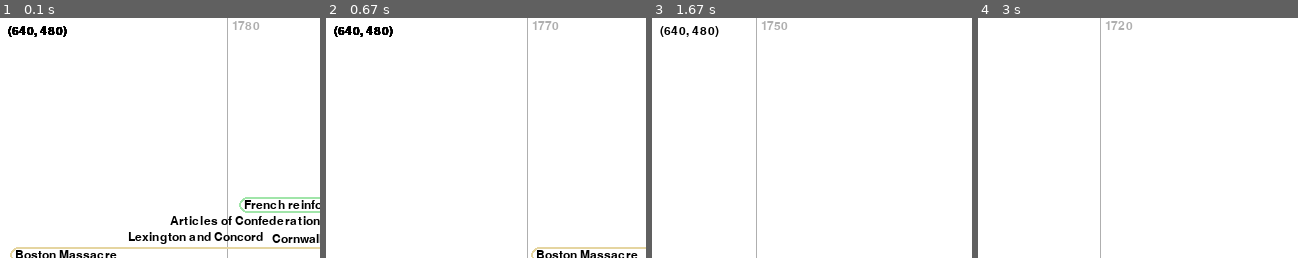
Above: before the commit, frames 1-4 (left to right).
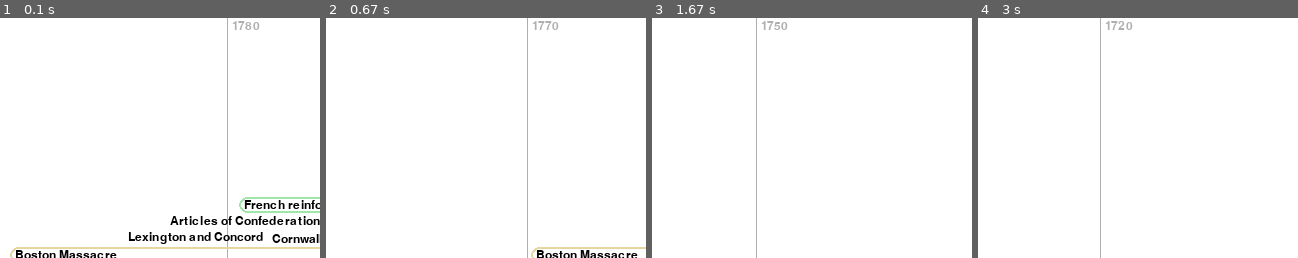
Above: after the commit, the same moments.

Repository: ThatIsAUsername/timeline
Game: pygame game, started from timelines.py
The game is run twice, just before and just after one commit, with the same random seed, the same clock (stepped at 60 frames per second) and the same inputs.
Inputs (mouse positions are % of the whole screen's width and height, from its top left):
- Up to frame 1 (0.1 s): no input
- Up to frame 2 (0.67 s): press the mouse at (26, 51) at 0.37 s; move the mouse to (43, 61) at 0.47 s; release the mouse at (60, 72) at 0.6 s
- Up to frame 3 (1.67 s): press the mouse at (26, 51) at 0.7 s; move the mouse to (21, 39) at 0.8 s; release the mouse at (16, 26) at 0.93 s; press the mouse at (26, 51) at 1.03 s; move the mouse to (51, 58) at 1.13 s; release the mouse at (76, 66) at 1.27 s; press the mouse at (26, 51) at 1.37 s; move the mouse to (33, 58) at 1.47 s; release the mouse at (40, 66) at 1.6 s
- Up to frame 4 (3 s): press the mouse at (26, 51) at 1.7 s; move the mouse to (37, 57) at 1.8 s; release the mouse at (49, 64) at 1.93 s; press the mouse at (26, 51) at 2.03 s; move the mouse to (49, 43) at 2.13 s; release the mouse at (73, 35) at 2.27 s; press the mouse at (26, 51) at 2.37 s; move the mouse to (30, 34) at 2.47 s; release the mouse at (34, 18) at 2.6 s; press the mouse at (26, 51) at 2.7 s; move the mouse to (43, 43) at 2.8 s; release the mouse at (60, 35) at 2.93 s
The pictures show only the part of the screen within x 0-50%, y 1-51%; the shares and areas given below are measured in that part.

The runs differ from the first frame. In frame 1, 0.4% of the frame differs, in the area x 2-21%, y 3-8%; in frame 2, 0.4%; in frame 3, 0.4%; in frame 4, nothing differs.

Commit message:
No reason to print screen resolution.

Diff:
--- a/data_types/timeview.py
+++ b/data_types/timeview.py
@@ -276,13 +276,6 @@
             label_x = label_buffer + label_x if label_x > 0 else label_buffer
             surf.blit(li.label_surf, (label_x, li.label_rect.y+2))
 
-            # Draw current resolution
-            font = pgm.get_font()
-            antialias = True  # render takes no keyword arguments.
-            dims_text = font.render(str((width, height)), antialias, color.BLACK)
-
-            surf.blit(dims_text, (10, 10))
-
     @staticmethod
     def generate_guidelines(min_date: date, max_date: date) -> List[date]:
         """
